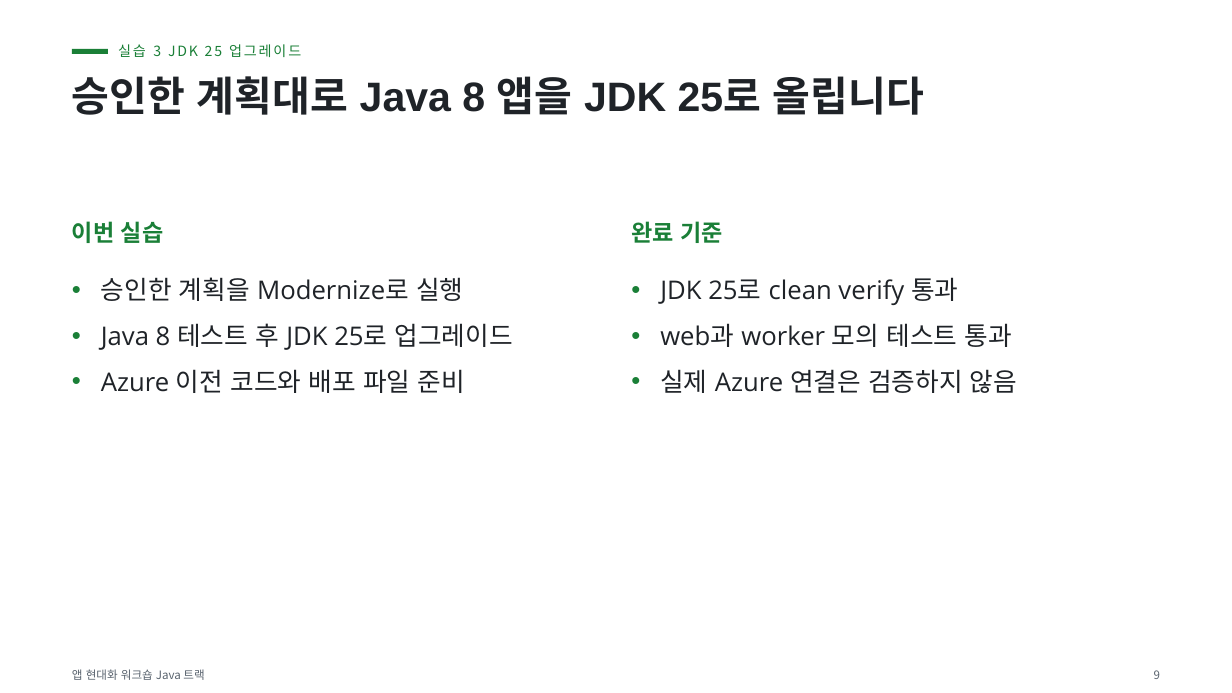
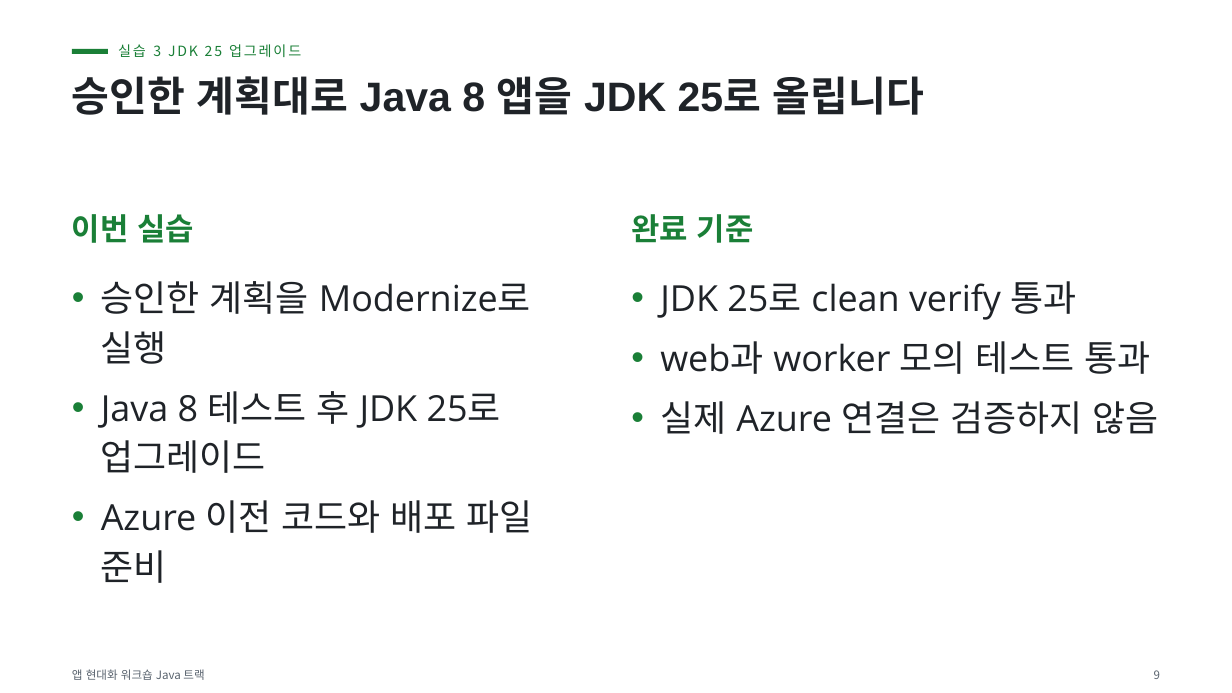
Before and after one commit to devkimchi/app-modernisation-workshop, a slide deck: slide 9 of docs/slides/app-modernisation-workshop-java-instructor.pptx. Drawn at 1232x693 pixels with LibreOffice and Linux fonts; fonts in the diff are those of the drawing. Boxes give left, top, right and bottom in pixels: in the first picture for what was removed or moved away, otherwise in the second. Text is boxed around its words. In the diff, an @@ line names an element or a change of style, - is before the commit and + after.

```diff
--- a/docs/slides/app-modernisation-workshop-java-instructor.pptx
+++ b/docs/slides/app-modernisation-workshop-java-instructor.pptx
@@ text "이번 실습" at bbox=[72, 214, 194, 243]: size 18 to 24 pt @@
@@ text "완료 기준" at bbox=[631, 214, 754, 243]: size 18 to 24 pt @@
@@ text "승인한 계획을 Modernize로 실행" at bbox=[101, 281, 533, 583]: size 20 to 28 pt @@
@@ text "JDK 25로 clean verify 통과" at bbox=[660, 281, 1158, 434]: size 20 to 28 pt @@
```
Also in this commit, not shown: 13 other slides changed.
